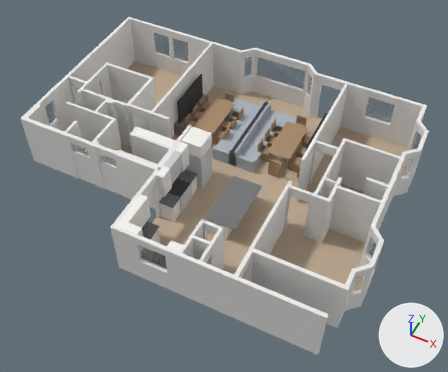
Renders of the glTF model house.glb from each side of a commit.
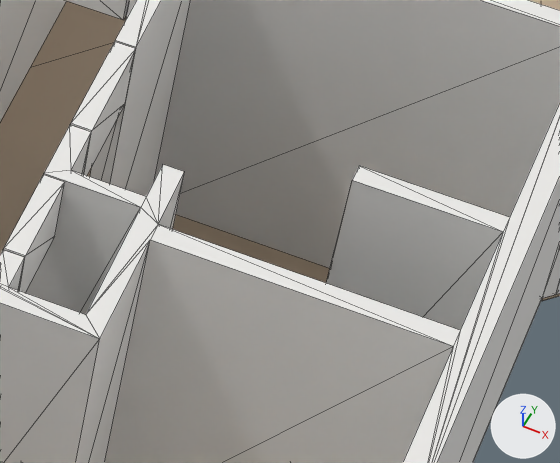
The first picture shows the older version from a 50 mm lens placed at (15.91, -10.17, 19.53), pointed at (8.25, 5.16, 0.37). The close-ups show the older and then the newer version on the part from 70% to 88% of the width and 41% to 59% of the height of that picture. Only the edits that show in the close-ups are written down. The axes (+X, +Y, +Z) are drawn at lower right. The lights are the same throughout. The close-ups show mesh edges as thin lines. Where no turn or scale is listed for an object, it has been applied to the vertices. Vertices at exactly the same position are counted once.

The first close-up shows 'FP Floor', 'FP Walls'.
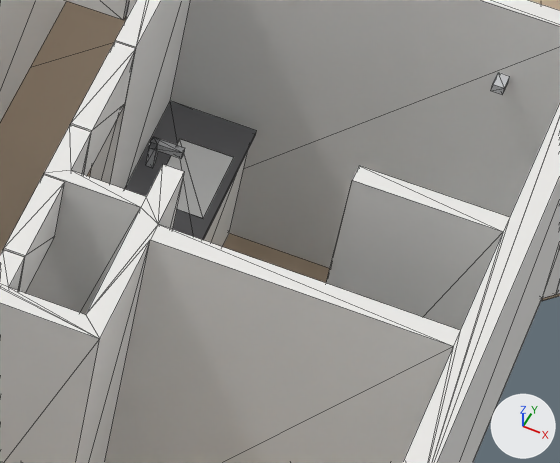
Changed parts and their boxes (x1, y1, x2, y2) in the close-ups (560 x 463 px):
'FP Countertops', reshaped (not visible before): after (125, 101, 257, 240)
'FP Plumbing', added: after (166, 139, 234, 218)
'FP Cabinets', reshaped (not visible before): after (204, 151, 248, 247)
'FP Plumbing Trim', added: after (146, 73, 510, 168)

The change, as a diff of the scene's bpy script:
```diff
--- a/house.glb.py
+++ b/house.glb.py
@@ mat_fp_porcelain @@
+mat_fp_porcelain = principled_material('FP Porcelain')
+mat_fp_porcelain.base_color = (0.95, 0.95, 0.94)  # white #f9f9f8
+mat_fp_porcelain.roughness = 0.4
@@ me_fp_cabinets @@
 # used by ob_fp_cabinets; location = (0.0, 0.0, 0.0)
-me_fp_cabinets.from_pydata(...)  # 92 vertices, 144 faces; spans x 4.62..9.43, y 0.15..5.79, z 0.0..2.47
+me_fp_cabinets.from_pydata(...)  # 108 vertices, 168 faces; spans x 0.25..12.8, y 0.15..7.76, z 0.0..2.47
+# me_fp_cabinets part 1: a new loose piece, a box spanning x 12.29..12.8, y 6.69..7.76, z 0.0..0.88, in mat_fp_cabinet (white #f7f6f1)
+# other edits to the shape of me_fp_cabinets do not show in these pictures
 me_fp_cabinets.materials.append(mat_fp_cabinet)
@@ me_fp_countertops @@
 # used by ob_fp_countertops; location = (0.0, 0.0, 0.0)
-me_fp_countertops.from_pydata(...)  # 38 vertices, 60 faces; spans x 6.56..9.85, y 0.15..5.42, z 0.88..0.91
+me_fp_countertops.from_pydata(...)  # 54 vertices, 84 faces; spans x 0.25..12.83, y 0.15..7.76, z 0.88..0.91
+# me_fp_countertops part 2: a new loose piece, a box spanning x 12.295..12.829, y 6.691..7.756, z 0.876..0.914, in mat_fp_countertop (grey #767679)
+# other edits to the shape of me_fp_countertops do not show in these pictures
 me_fp_countertops.materials.append(mat_fp_countertop)
@@ me_fp_plumbing_trim @@
+me_fp_plumbing_trim.from_pydata(...)  # 66 vertices, 108 faces; spans x 0.71..14.14, y 3.32..7.76, z 0.51..2.03
+me_fp_plumbing_trim.materials.append(mat_fp_stainless)  # light grey #ced0d3
@@ me_fp_plumbing @@
+me_fp_plumbing.from_pydata(...)  # 203 vertices, 368 faces; spans x 0.46..14.48, y 3.39..7.76, z 0.0..0.92
+me_fp_plumbing.materials.append(mat_fp_porcelain)  # white #f9f9f8
@@ ob_fp_plumbing_trim @@
+ob_fp_plumbing_trim = bpy.data.objects.new('FP Plumbing Trim', me_fp_plumbing_trim)
+ob_fp_plumbing_trim.location = (0.0, 0.0, 0.0)
@@ ob_fp_plumbing @@
+ob_fp_plumbing = bpy.data.objects.new('FP Plumbing', me_fp_plumbing)
+ob_fp_plumbing.location = (0.0, 0.0, 0.0)
```
